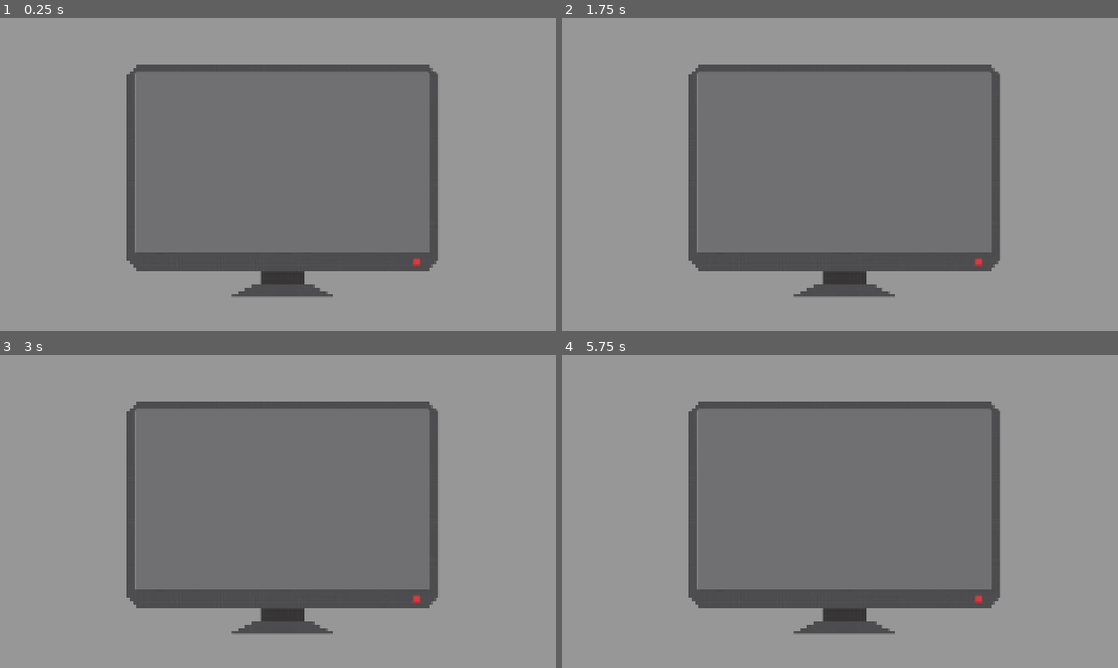
Above: before the commit, frames 1-4 (two rows, left to right).
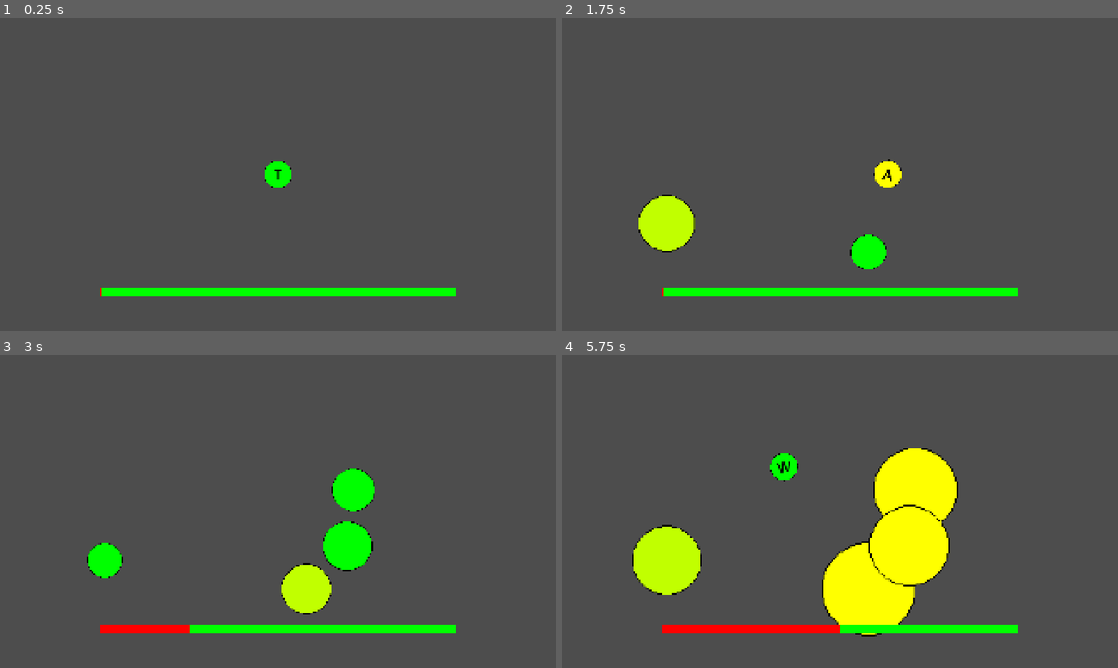
Above: after the commit, the same moments.

Repository: k3mystra/needy-college-student
Game: Godot game, scene res://ButtonMiniGame/test_game_scene.tscn
Two runs of this game, one before a commit and one after it. Both use one fixed random seed, a clock stepped at 60 frames per second and the inputs below. Before the commit the project starts from res://ProgrammingMiniGame/mini_game_manager.tscn.
Inputs (mouse positions are in pixels of both pictures, inside the frame that each line leads up to):
- Up to frame 1 (0.25 s): no input
- Up to frame 2 (1.75 s): tap Enter at 0.5 s; click (873, 111) at 1.27 s
- Up to frame 3 (3 s): click (105, 561) at 2.02 s; click (105, 561) at 2.77 s
- Up to frame 4 (5.75 s): tap Space at 3.5 s

The runs differ from the first frame. In frame 1, 93% of the frame differs, in the area x 0-100%, y 0-100%; in frame 2, 94%; in frame 3, 94%; in frame 4, 95%.

Commit message:
added bar and moved shit

Diff:
--- a/button_mash_game.gd
+++ b/ButtonMiniGame/button_mash_game.gd
@@ -5,8 +5,11 @@
 @export var timer: float
 @export var x_range : float
 @export var y_range : float
+
 @onready var circle = $WordHolder
 @onready var word = $WordHolder/Word
+@onready var slider = $HSlider
+
 var letter = ["w", "a", "s", "d", "q", "e", "r", "f", "z", "x"]
 var letter_amount : int
 var allow_count = true
@@ -19,7 +22,7 @@
 var selected_word : String
 
 
-var button_spam = preload("res://button_spam.tscn")
+var button_spam = preload("res://ButtonMiniGame/button_spam.tscn")
 
 func _ready() -> void:
 	circle.self_modulate = Color("00ff00")
@@ -36,7 +39,7 @@
 		if cooldown < 0:
 			_start()
 	elif !allow_count:
-		show()
+		circle.show()
 		_maintimer()
 	anim_timer -= 1 * delta
 	if anim_timer < 0:
@@ -81,7 +84,7 @@
 		var target_color = remap(timer, 2, 0.0, 0.0, 4.99)
 		circleColor = int(floor(target_color))
 	else:
-		hide()
+		circle.hide()
 		_resultcheck(false)
 
 func _input(event: InputEvent) -> void:
@@ -97,13 +100,15 @@
 		pass
 
 func _resultcheck(result: bool):
-	hide()
+	circle.hide()
 	if result:
+		slider.value -= 10
 		allow_count = true
 		timer = prevtimer
 		cooldown = prevcooldown
 		print ("GOOD EVERYTHING IS GOOD")
 	else:
+		slider.value += 25
 		allow_count = true
 		timer = prevtimer
 		cooldown = prevcooldown + randf_range(-0.3, 0.3)
--- /dev/null
+++ b/ButtonMiniGame/button_mash_game.tscn
@@ -0,0 +1,74 @@
+[gd_scene format=3 uid="uid://dgtk7ho5e4h88"]
+
+[ext_resource type="Script" uid="uid://6l4umri3nlpe" path="res://ButtonMiniGame/button_mash_game.gd" id="1_yoxds"]
+[ext_resource type="Texture2D" uid="uid://qlf7ca7tjgsw" path="res://ButtonMiniGame/placeholder/wordholderblank.png" id="2_m3u7b"]
+
+[sub_resource type="FontVariation" id="FontVariation_poley"]
+
+[sub_resource type="ImageTexture" id="ImageTexture_4wmo7"]
+
+[sub_resource type="ImageTexture" id="ImageTexture_h0o0h"]
+
+[sub_resource type="ImageTexture" id="ImageTexture_7810j"]
+
+[sub_resource type="StyleBoxLine" id="StyleBoxLine_4wmo7"]
+color = Color(0, 1, 0, 1)
+thickness = 25
+
+[sub_resource type="StyleBoxLine" id="StyleBoxLine_h0o0h"]
+color = Color(1, 0, 0, 1)
+thickness = 25
+
+[sub_resource type="StyleBoxLine" id="StyleBoxLine_7810j"]
+color = Color(1, 0, 0, 1)
+thickness = 25
+
+[node name="ButtonMashGame" type="Node2D" unique_id=1187036442]
+script = ExtResource("1_yoxds")
+cooldown = 0.6
+spam_cooldown = 0.5
+timer = 2.0
+x_range = 275.0
+y_range = 180.0
+
+[node name="WordHolder" type="Sprite2D" parent="." unique_id=200945918]
+self_modulate = Color(1, 0.5372549, 0, 1)
+z_index = 15
+scale = Vector2(0.5, 0.5)
+texture = ExtResource("2_m3u7b")
+
+[node name="Word" type="Label" parent="WordHolder" unique_id=1678596821]
+anchors_preset = 8
+anchor_left = 0.5
+anchor_top = 0.5
+anchor_right = 0.5
+anchor_bottom = 0.5
+offset_left = -124.5
+offset_top = -164.5
+offset_right = -67.5
+offset_bottom = -27.5
+grow_horizontal = 2
+grow_vertical = 2
+size_flags_horizontal = 4
+theme_override_colors/font_color = Color(0, 0, 0, 1)
+theme_override_fonts/font = SubResource("FontVariation_poley")
+theme_override_font_sizes/font_size = 100
+text = "T"
+horizontal_alignment = 1
+
+[node name="spawn" type="Node2D" parent="." unique_id=1253321267]
+
+[node name="HSlider" type="HSlider" parent="." unique_id=1571373617]
+z_index = 25
+offset_left = -612.0
+offset_top = 392.0
+offset_right = 612.0
+offset_bottom = 417.0
+theme_override_icons/grabber = SubResource("ImageTexture_4wmo7")
+theme_override_icons/grabber_highlight = SubResource("ImageTexture_h0o0h")
+theme_override_icons/grabber_disabled = SubResource("ImageTexture_7810j")
+theme_override_styles/slider = SubResource("StyleBoxLine_4wmo7")
+theme_override_styles/grabber_area = SubResource("StyleBoxLine_h0o0h")
+theme_override_styles/grabber_area_highlight = SubResource("StyleBoxLine_7810j")
+editable = false
+scrollable = false
--- a/button_spam.tscn
+++ b/ButtonMiniGame/button_spam.tscn
@@ -1,7 +1,7 @@
 [gd_scene format=3 uid="uid://dib3i6nrc65tw"]
 
-[ext_resource type="Script" uid="uid://chuumegaat2fo" path="res://button_spam.gd" id="1_km3y2"]
-[ext_resource type="Texture2D" uid="uid://qlf7ca7tjgsw" path="res://placeholder/wordholderblank.png" id="2_k8knq"]
+[ext_resource type="Script" uid="uid://chuumegaat2fo" path="res://ButtonMiniGame/button_spam.gd" id="1_km3y2"]
+[ext_resource type="Texture2D" uid="uid://qlf7ca7tjgsw" path="res://ButtonMiniGame/placeholder/wordholderblank.png" id="2_k8knq"]
 
 [node name="button_spam" type="Node2D" unique_id=614955222]
 position = Vector2(525, 331)
--- a/test_game_scene.tscn
+++ b/ButtonMiniGame/test_game_scene.tscn
@@ -1,10 +1,9 @@
 [gd_scene format=3 uid="uid://bi5npciyw0d8c"]
 
-[ext_resource type="PackedScene" uid="uid://dgtk7ho5e4h88" path="res://button_mash_game.tscn" id="1_d5tae"]
+[ext_resource type="PackedScene" uid="uid://dgtk7ho5e4h88" path="res://ButtonMiniGame/button_mash_game.tscn" id="1_d5tae"]
 
 [node name="test_game_scene" type="Node2D" unique_id=606650402]
 
 [node name="Camera2D" type="Camera2D" parent="." unique_id=1377905945]
 
 [node name="ButtonMashGame" parent="." unique_id=1187036442 instance=ExtResource("1_d5tae")]
-spam_cooldown = 0.5
--- a/button_mash_game.tscn
+++ /dev/null
@@ -1,41 +0,0 @@
-[gd_scene format=3 uid="uid://dgtk7ho5e4h88"]
-
-[ext_resource type="Script" uid="uid://6l4umri3nlpe" path="res://button_mash_game.gd" id="1_yoxds"]
-[ext_resource type="Texture2D" uid="uid://qlf7ca7tjgsw" path="res://placeholder/wordholderblank.png" id="2_m3u7b"]
-
-[sub_resource type="FontVariation" id="FontVariation_poley"]
-
-[node name="ButtonMashGame" type="Node2D" unique_id=1187036442]
-script = ExtResource("1_yoxds")
-cooldown = 0.6
-spam_cooldown = 0.5
-timer = 2.0
-x_range = 275.0
-y_range = 180.0
-
-[node name="WordHolder" type="Sprite2D" parent="." unique_id=200945918]
-self_modulate = Color(1, 0.5372549, 0, 1)
-z_index = 15
-scale = Vector2(0.5, 0.5)
-texture = ExtResource("2_m3u7b")
-
-[node name="Word" type="Label" parent="WordHolder" unique_id=1678596821]
-anchors_preset = 8
-anchor_left = 0.5
-anchor_top = 0.5
-anchor_right = 0.5
-anchor_bottom = 0.5
-offset_left = -124.5
-offset_top = -164.5
-offset_right = -67.5
-offset_bottom = -27.5
-grow_horizontal = 2
-grow_vertical = 2
-size_flags_horizontal = 4
-theme_override_colors/font_color = Color(0, 0, 0, 1)
-theme_override_fonts/font = SubResource("FontVariation_poley")
-theme_override_font_sizes/font_size = 100
-text = "T"
-horizontal_alignment = 1
-
-[node name="spawn" type="Node2D" parent="." unique_id=1253321267]
--- a/project.godot
+++ b/project.godot
@@ -11,9 +11,13 @@
 [application]
 
 config/name="Kind"
-run/main_scene="uid://ooqmm5rd26wm"
+run/main_scene="uid://bi5npciyw0d8c"
 config/features=PackedStringArray("4.6", "GL Compatibility")
 config/icon="res://icon.svg"
+
+[autoload]
+
+Global="*uid://j87ouds1vwxn"
 
 [display]
 
Renamed: button_mash_game.gd.uid -> ButtonMiniGame/button_mash_game.gd.uid
Renamed: button_spam.gd -> ButtonMiniGame/button_spam.gd
Renamed: button_spam.gd.uid -> ButtonMiniGame/button_spam.gd.uid
Renamed: placeholder/wordholderblank.png -> ButtonMiniGame/placeholder/wordholderblank.png
Not shown, changed: ButtonMiniGame/placeholder/wordholderblank.png.import
